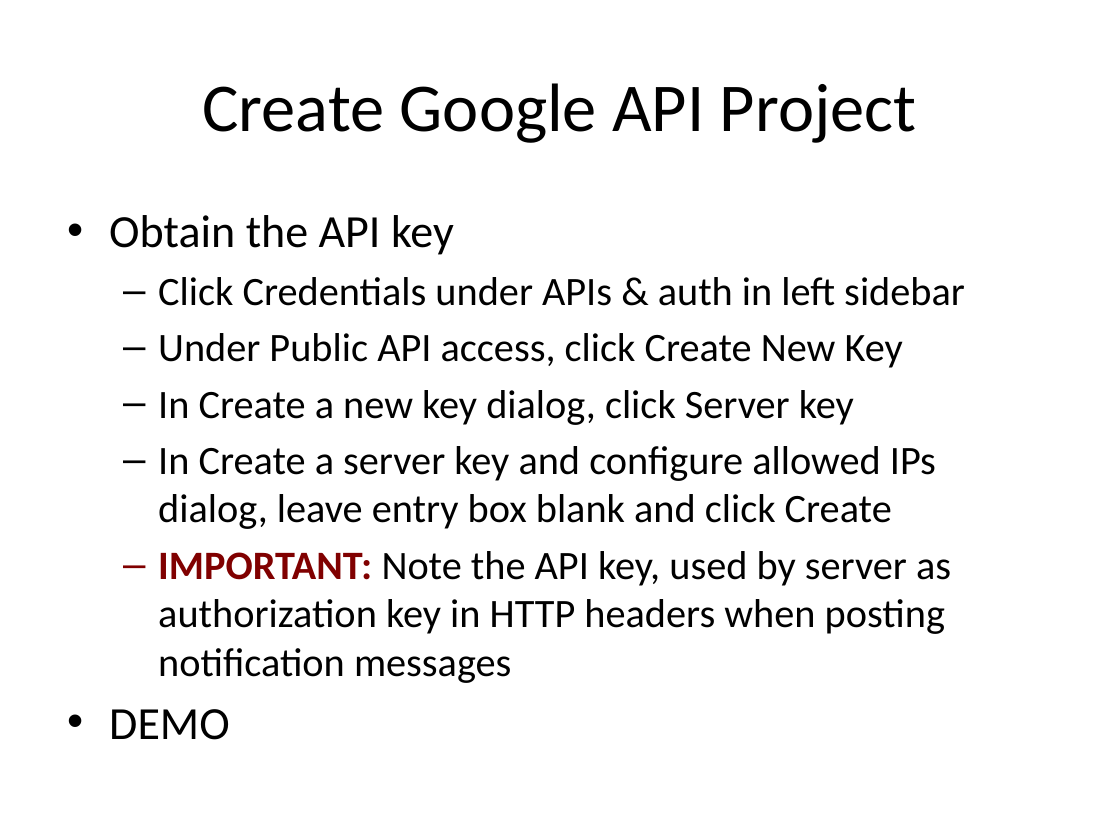
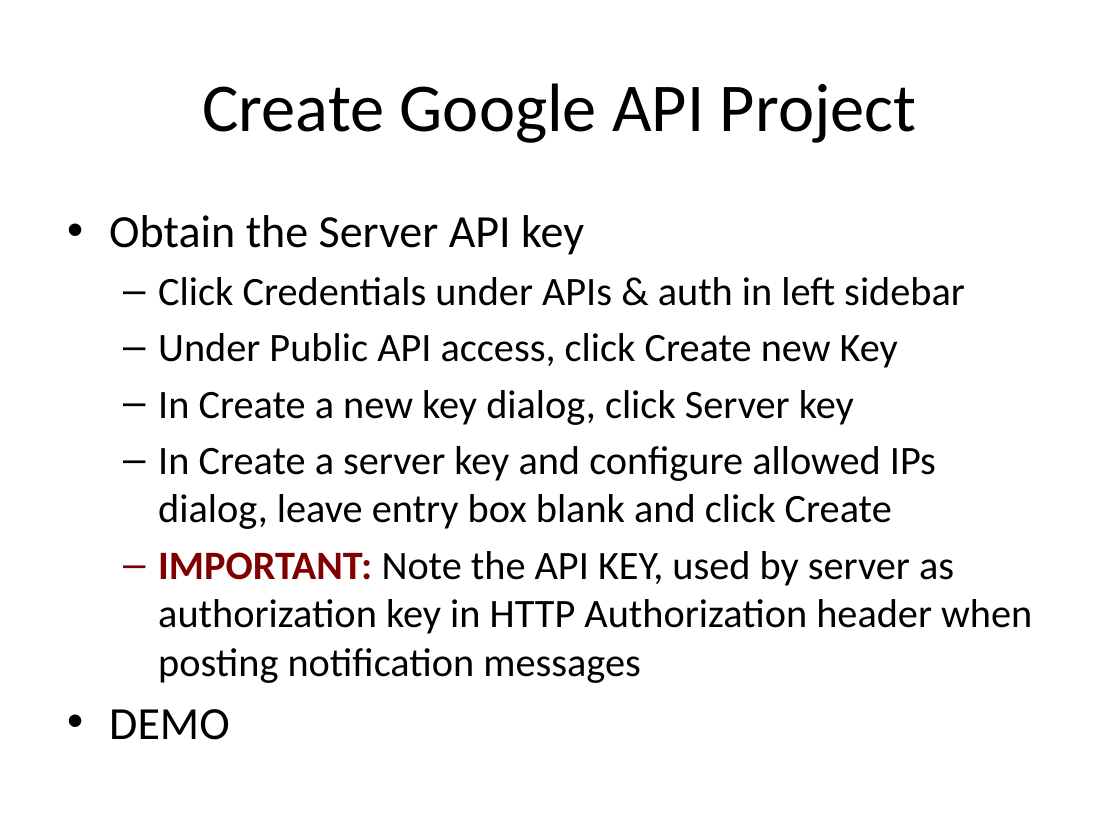
Before and after one commit to LeadingEDJE/MobilePushNotification, a slide deck: slide 8 of Implementing Push Notification in Android.pptx. Drawn at 1120x840 pixels with LibreOffice and Linux fonts; fonts in the diff are those of the drawing; background and template pictures are left out. Boxes give left, top, right and bottom in pixels: in the first picture for what was removed or moved away, otherwise in the second. Text is boxed around its words. In the diff, an @@ line names an element or a change of style, - is before the commit and + after.

```diff
--- a/Implementing Push Notification in Android.pptx
+++ b/Implementing Push Notification in Android.pptx
@@ text at (109, 215, 584, 255): text changed @@
-• Obtain the API key
+• Obtain the Server API key
@@ text at (158, 333, 898, 368): text changed @@
-  – Under Public API access, click Create New Key
+  – Under Public API access, click Create new Key
@@ text at (158, 551, 1032, 683): text changed @@
-  – IMPORTANT: Note the API key, used by server as authorization key in HTTP headers when posting notification messages
+  – IMPORTANT: Note the API KEY, used by server as authorization key in HTTP Authorization header when posting notification messages
```
Also in this commit, not shown: 7 other slides changed.
